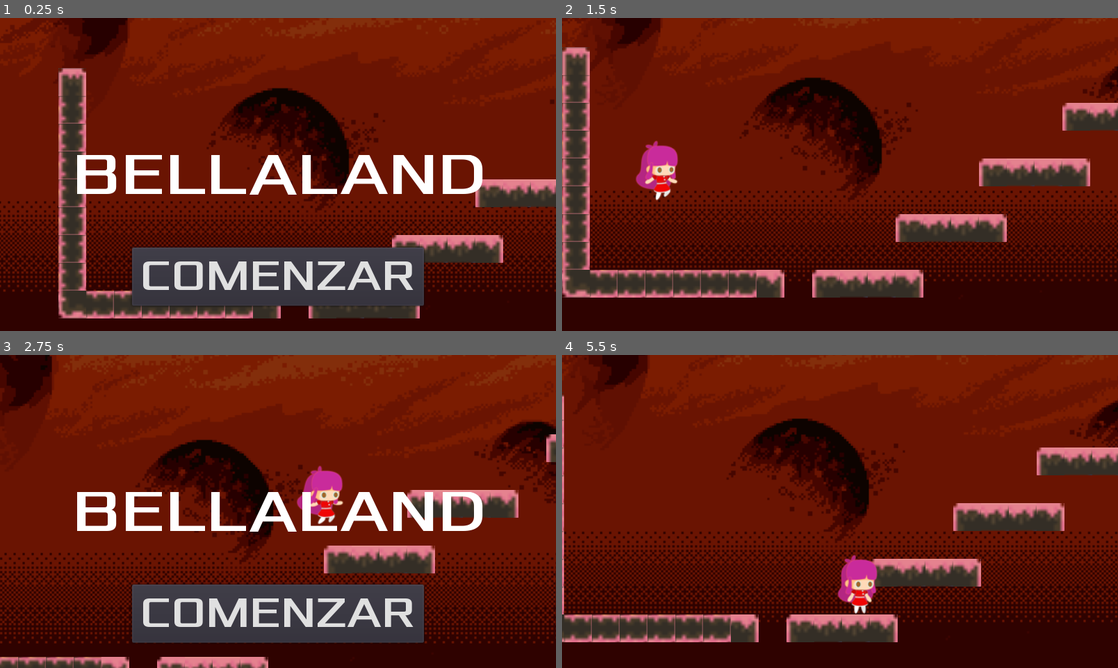
Above: before the commit, frames 1-4 (two rows, left to right).
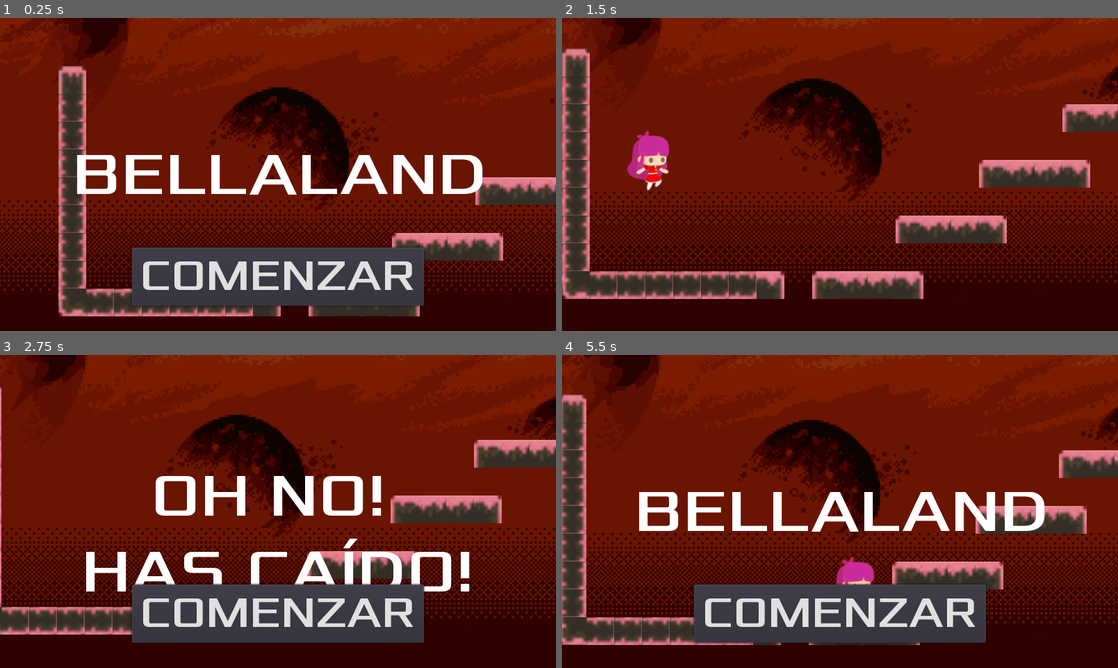
Above: after the commit, the same moments.

Repository: sebastian-sanchez-s/bellaland
Game: Godot game, scene res://src/scn/Bellaland.tscn
Same seed, same stepped clock (60 frames per second), same inputs: the game is played once before the commit and once after it.
Inputs:
- Up to frame 1 (0.25 s): no input
- Up to frame 2 (1.5 s): click "COMENZAR" at 0.5 s; hold Right (ui_right) from 1.28 s (still down); tap Up (ui_up) at 1.35 s
- Up to frame 3 (2.75 s): keep holding Right (ui_right); tap Up (ui_up) at 1.52, 1.82, 2.1, 2.27, 2.57 s
- Up to frame 4 (5.5 s): release Right (ui_right) at 2.75 s; click "COMENZAR" at 2.75 s; hold Left (ui_left) 3.53-4.28 s; tap Up (ui_up) at 3.6, 4.35, 4.52, 4.82, 5.1, 5.27 s; hold Right (ui_right) from 4.28 s (still down)

The runs differ from the first frame. In frame 1, 7.0% of the frame differs, in the area x 0-100%, y 2-96%; in frame 2, 10%; in frame 3, 31%, in the area x 0-100%, y 0-100%; in frame 4, 31%.

Commit message:
Add getter and setters for external calls

Diff:
--- a/src/code/Bella.gd
+++ b/src/code/Bella.gd
@@ -2,46 +2,70 @@
 
 signal fall
 
-export var speed : int = 100
-export var jump_speed : int = 1000
-export var gravity : int = 500
+var walk_speed	: int = 250
+var jump_speed	: int = 500
+var gravity		: int = 800
 
-var screen_size
-var velocity : Vector2 = Vector2()
+var screen_size	: Vector2
+var velocity	: Vector2
+
+func _ready() -> void:
+	screen_size = get_viewport_rect().size
+
+func _physics_process(delta):
+	# HORIZONTAL DYNAMIC
+	# movement
+	velocity.x = Input.get_action_strength("ui_right") - Input.get_action_strength("ui_left")
+	velocity.x *= walk_speed
+	# animation
+	if is_on_floor():
+		if velocity.x != 0:
+			$AnimatedSprite.play("Walk")
+		else:
+			$AnimatedSprite.play("Idle")
 
 
-func _ready():
-	screen_size = get_viewport_rect().size
+	# VERTICAL DYNAMIC
+	if not is_on_floor():
+		velocity.y += gravity*delta
 
-func set_position(pos):
-	position = pos
+	if Input.is_action_just_pressed("ui_up"):
+		if is_on_floor():
+			velocity.y -= jump_speed
+			$AnimatedSprite.play("Jump")
+	if Input.is_action_just_pressed("ui_down"):
+		if not is_on_floor():
+			velocity.y += jump_speed*0.5
 
-func get_position():
-	return position
+	$AnimatedSprite.flip_h = velocity.x < 0
 
-func _physics_process(delta):
-	# Move left or right
-	velocity.x = Input.get_action_strength("ui_right") - Input.get_action_strength("ui_left")
-	velocity.x *= speed
-	# Applying velocity
 	velocity = move_and_slide(velocity, Vector2.UP)
-	if is_on_floor():
-		if velocity.x == 0:
-			$AnimatedSprite.play("Idle")
-		else:
-			$AnimatedSprite.play("Walk")
-	# Gravity
-	velocity.y += gravity * delta
-	# Jump
-	if Input.is_action_just_pressed("ui_up") and is_on_floor():
-		velocity.y -= jump_speed
-		$AnimatedSprite.play("Jump")
-	# Bella looks right or left depending of input
-	$AnimatedSprite.flip_h = velocity.x < 0
 
 func _on_VisibilityNotifier2D_screen_exited():
 	emit_signal("fall", "fall")
 
 func game_over():
-	velocity = Vector2.ZERO
+	set_velocity(Vector2.ZERO)
 	$AnimatedSprite.stop()
+
+# Getters and Setters are for external calls
+func get_walk_speed() -> int:
+	return walk_speed
+
+func get_jump_speed() -> int:
+	return jump_speed
+
+func get_gravity_force() -> int:
+	return gravity
+
+func get_velocity() -> Vector2:
+	return velocity
+
+func set_velocity(velocity : Vector2) -> void:
+	self.velocity = velocity
+
+func set_position(position:Vector2) -> void:
+	self.position = position
+
+func get_position() -> Vector2:
+	return position
